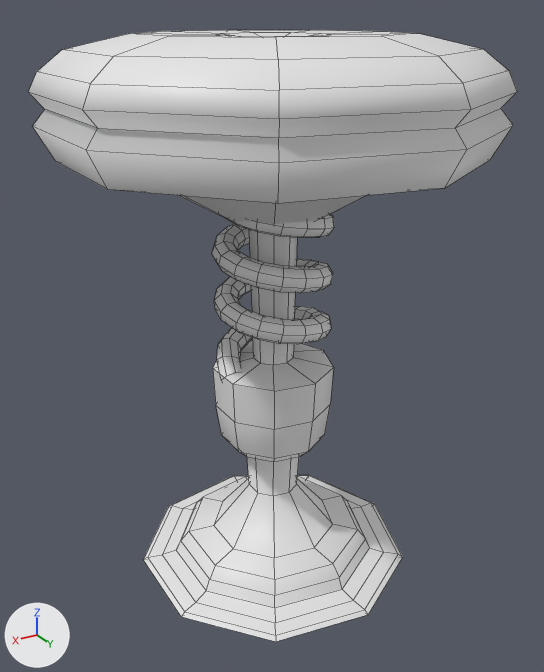
What one commit did to the FBX model Assets/Models/Props/Props_Chair.FBX.
Both versions are drawn from a camera (50 mm lens) standing at (13.027, 10.849, 0.722) and looking at (12.567, 10.084, 0.339). The axes (+X, +Y, +Z) are drawn at lower left. The lights are the same throughout. Mesh edges are drawn as thin lines. Where no turn or scale is listed for an object, it has been applied to the vertices.

In view in the first picture: 'Props_Chair', 'Props_ChairSpring'.
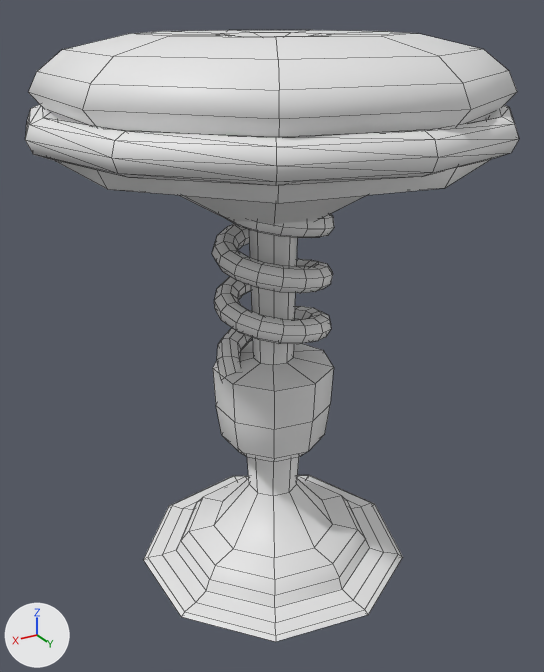
Pixel boxes (x1, y1, x2, y2) of what changed, in the pictures (544 x 672 px):
'Props_ChairCushionFrame', added
    after: (25, 104, 519, 186)

What changed in the scene script:
```text
Add me_mesh_002:
    me_mesh_002.from_pydata(...)  # a torus around z (ring radius 0.26, tube radius 0.02) spanning x -0.28..0.28, y -0.28..0.28, z -0.02..0.02
Add ob_props_chaircushionframe:
    ob_props_chaircushionframe = bpy.data.objects.new('Props_ChairCushionFrame', me_mesh_002)
    ob_props_chaircushionframe.location = (12.566, 10.079, 0.607)
```
